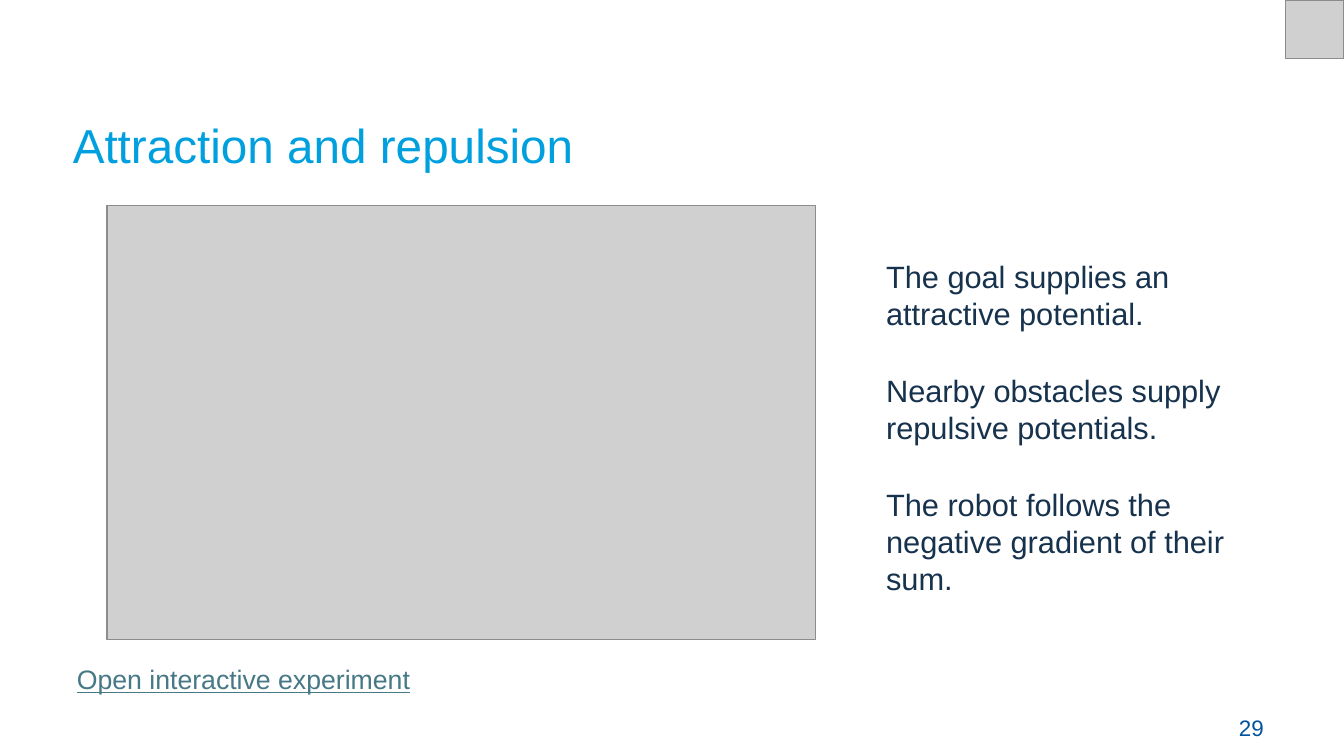
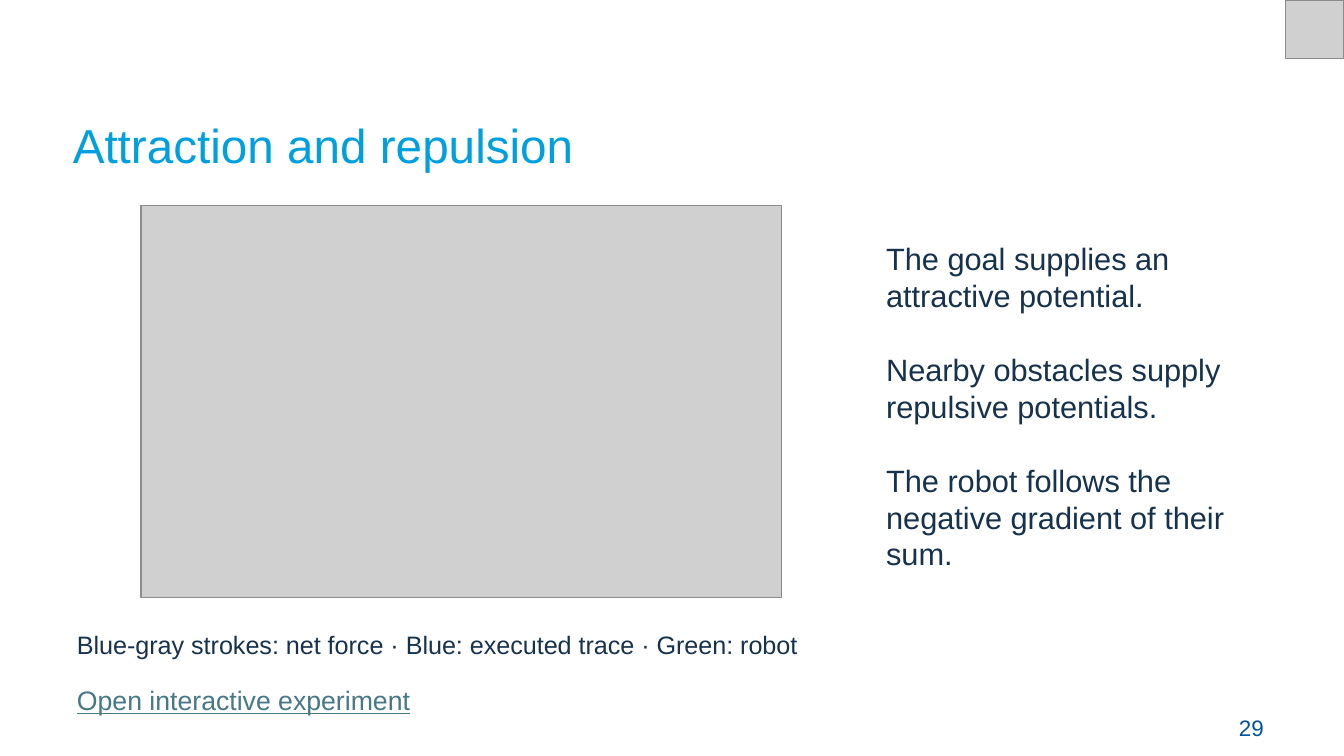
Before and after one commit to Croquembouche/Intro2AV-CourseContent, a slide deck: slide 29 of 2026/Presentations/Lecture 7 Path Planning for Autonomous Driving.pptx. Drawn at 1344x756 pixels with LibreOffice and Linux fonts; fonts in the diff are those of the drawing; grey boxes stand for pictures. Boxes give left, top, right and bottom in pixels: in the first picture for what was removed or moved away, otherwise in the second. Text is boxed around its words. In the diff, an @@ line names an element or a change of style, - is before the commit and + after.

Commit message:
Align Lecture 7 slides and colors with corrected planning demos

```diff
--- a/2026/Presentations/Lecture 7 Path Planning for Autonomous Driving.pptx
+++ b/2026/Presentations/Lecture 7 Path Planning for Autonomous Driving.pptx
@@ picture resized from (x1=108, y1=206, x2=816, y2=640) to (x1=141, y1=206, x2=782, y2=598) @@
@@ text "The goal supplies an attractive ..." rewrapped from (x1=886, y1=265, x2=1224, y2=591) to (x1=886, y1=247, x2=1224, y2=566) @@
@@ text added at (x1=77, y1=635, x2=797, y2=659), 13.5 pt, text #17324D @@
+Blue-gray strokes: net force · Blue: executed trace · Green: robot
@@ text "Open interactive experiment" moved from (x1=77, y1=669, x2=410, y2=695) to (x1=77, y1=690, x2=410, y2=716) @@
```
Also in this commit, not shown: 29 other slides changed, 5 slides added, 3 slides removed, 14 other files.
